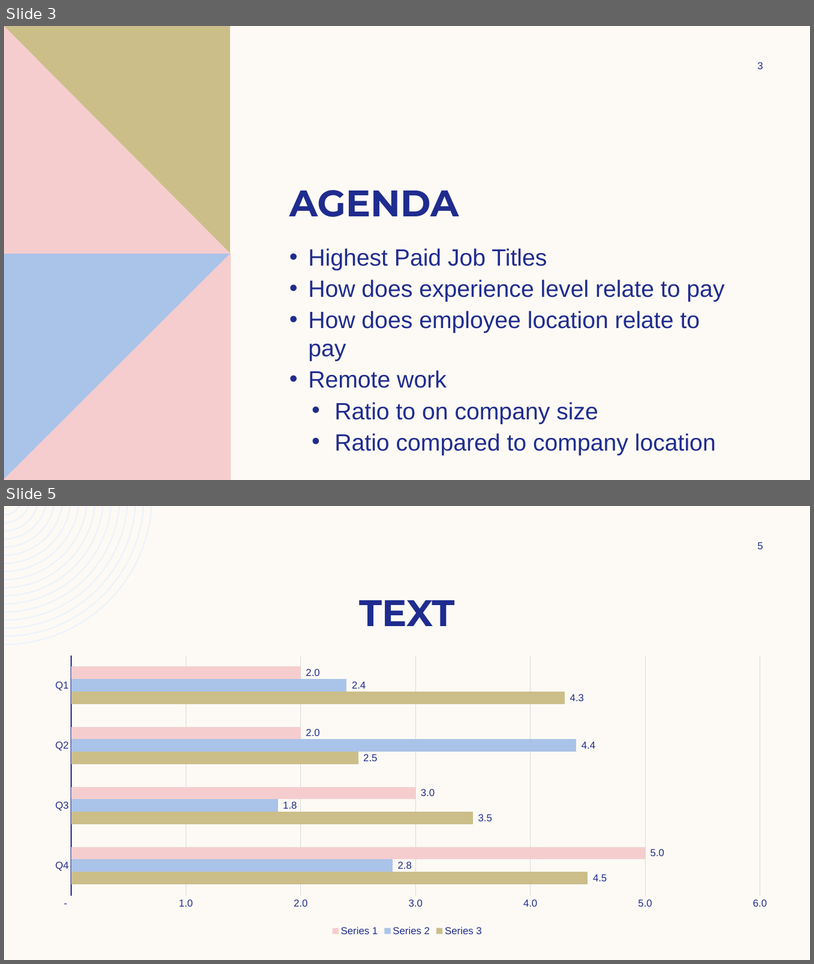
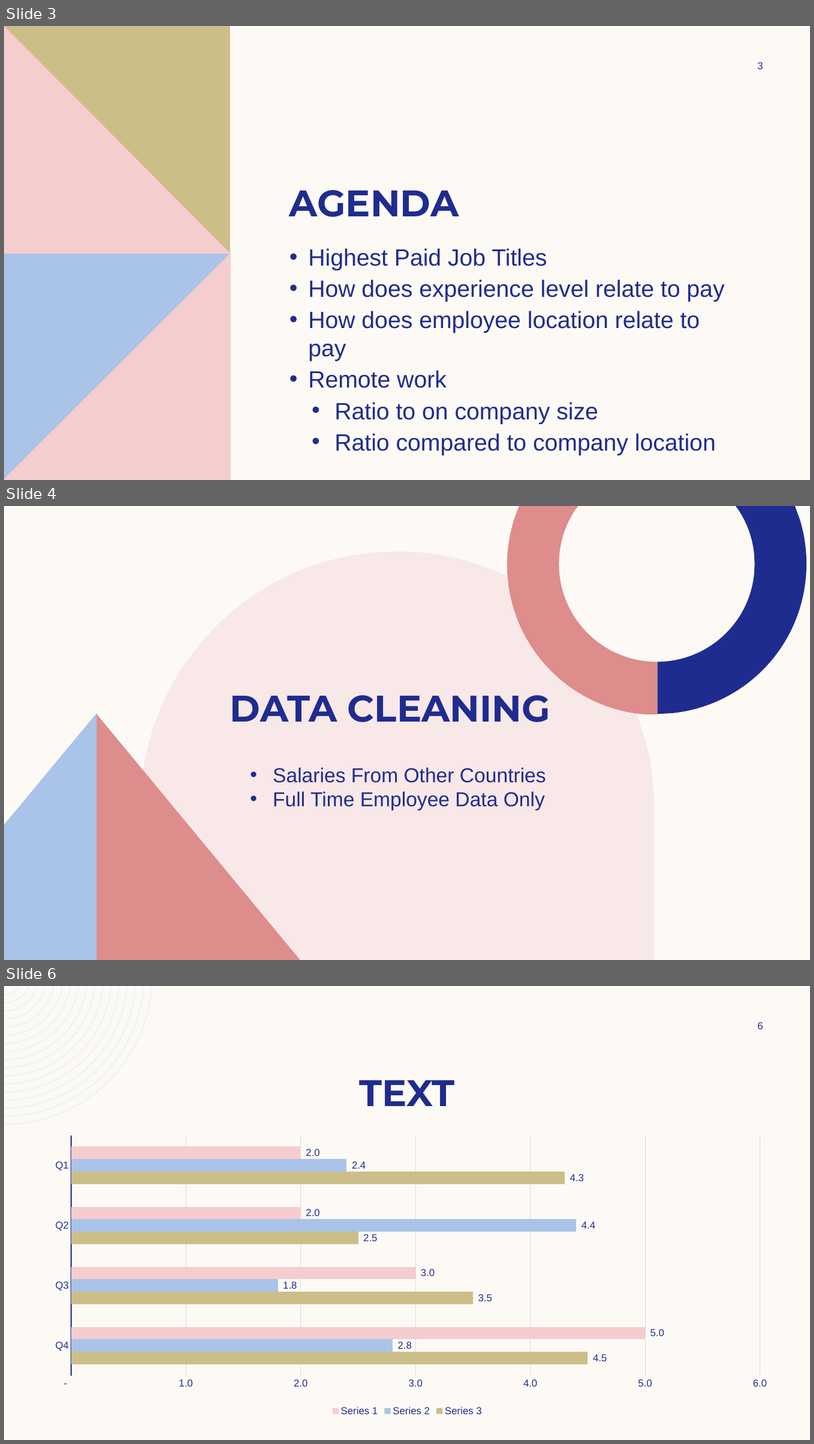
Before and after one commit to joshlynj/ds_salaries, a slide deck: powerpoint/Data Science Salaries from 2022-2023 pt2.pptx. Shown one above the other, each under a label of ours: slides 3 and 5 before the commit, slides 3, 4 and 6 after it; the slides between them are not shown. The pictures are 814x964 and 814x1444 pixels, drawn with LibreOffice and Linux fonts; fonts in the diff are those of the drawing. Boxes give left, top, right and bottom in pixels: in the first picture for what was removed or moved away, otherwise in the second. Text is boxed around its words. In the diff, an @@ line names an element or a change of style, - is before the commit and + after.

```diff
--- a/powerpoint/Data Science Salaries from 2022-2023 pt2.pptx
+++ b/powerpoint/Data Science Salaries from 2022-2023 pt2.pptx
@@ slide 4 added at bbox=[4, 506, 810, 960], background #FDFAF6 @@
@@ freeform shape added at bbox=[507, 506, 658, 714], fill #DE8C8C @@
@@ freeform shape added at bbox=[560, 506, 755, 661], fill #FDFAF6 @@
@@ freeform shape added at bbox=[658, 506, 807, 714], fill #1F2C8F @@
@@ freeform shape added at bbox=[141, 552, 655, 960], fill #F8E8E8 @@
@@ title added at bbox=[230, 695, 551, 722], 44 pt, text #1F2C8F, bold @@
+DATA CLEANING
@@ freeform shape added at bbox=[4, 713, 96, 960], fill #AAC3E8 @@
@@ freeform shape added at bbox=[96, 713, 302, 960], fill #DE8C8C @@
@@ text added at bbox=[273, 767, 546, 810], 24 pt, text #1F2C8F @@
+• Salaries From Other Countries
+• Full Time Employee Data Only
@@ what was slide 5 is now slide 6 @@
@@ page number at bbox=[758, 1022, 763, 1029]: text changed @@
-5
+6
```
Also in this commit, not shown: 1 other slide added, 2 slides removed, 1 other file.
